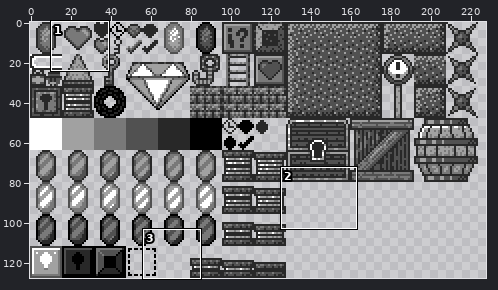
A sprite sheet gets an edit: resources/img/tilesets/universal.png. Above: a wide view before the commit, with the close-up outlined.
Close-up. Earlier state:
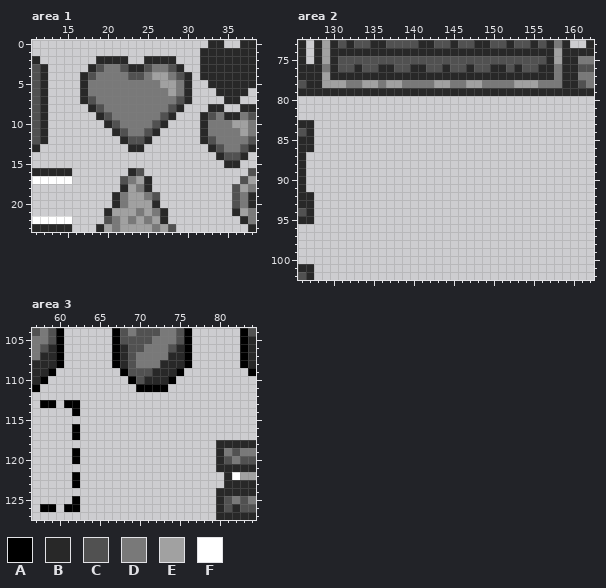
The file is 256x128 pixels. Shown: area 1: x 11..38, y 0..23; area 2: x 126..162, y 73..102; area 3: x 57..84, y 104..127. The wide view leaves out empty margins.
Palette (. is transparent): A #000000  B #282828  C #515151  D #797979  E #a1a1a1  F #ffffff
Pixels before, area 1, first column x 11:
 0 ......................BB..BB
 1 .....................BBBBBBB
 2 B.......BBBB..BBBB...BBBBBBB
 3 CB.....BCDDCBBCDDCB..BBBBBBB
 4 CB....BCDDDDCCDEEDCB.BBBBBBB
 5 CB....BDDDDDDDDDEEDB..BBBBBB
 6 CB....BDDDDDDDDDDEDB...BBBB.
 7 CB....BCDDDDDDDDDDCB....BB..
 8 CB.....BCDDDDDDDDCB...BB..BB
 9 CB......BCDDDDDDCB...BCDBBDC
10 CB.......BCDDDDCB....BDDDEED
11 CB........BCDDCB.....BDDDDED
12 CB.........BCCB......BCDDDDC
13 B...........BB........BCDDCB
14 .......................BCCB.
15 ........................BB..
16 BBBBB.......BC.............C
17 FFFFF......CDEB...........CE
18 ...........BEDB..........CED
19 ..........BDEEDC.........CDB
20 ..........BDEEEB.........CDB
21 .........BEEEDEDB........BED
22 FFFFF....CDEDEDEB.........BD
23 BBBBB...BEDEEEEDEC.........B
Pixels before, area 2, first column x 126:
 73 B.BEBCBCCBBCCCCBBCCBCCBBCCBCCBCBDB..B
 74 B.BEBBBBBBBBBBBBBBBBBBBBBBBBBBBBEBBBB
 75 B.BEBCCCCCCCCCCCCCCCCCCCCCCCCCCBEBBDD
 76 BBBDBCCBCCBBCCBBCCBCCBCCBBCBCCBBDBBCC
 77 BBBEBBBBBBBBBBBBBBBBBBBBBBBBBBBBDBBDD
 78 CBBEEEDDEEDEEDDDDEEDDEEDDDDEEEDDDBBCD
 79 BBBBBBBBBBBBBBBBBBBBBBBBBBBBBBBBBBBBB
 80 .....................................
 81 .....................................
 82 .....................................
 83 BB...................................
 84 CB...................................
 85 BB...................................
 86 BB...................................
 87 B....................................
 88 B....................................
 89 B....................................
 90 B....................................
 91 B....................................
 92 BB...................................
 93 BB...................................
 94 CB...................................
 95 BB...................................
 96 .....................................
 97 .....................................
 98 .....................................
 99 .....................................
100 .....................................
101 BB...................................
102 CB...................................
Pixels before, area 3, first column x 57:
104 CDCA......ACDCCCDDCA......AC
105 DDCA......ACCCCDDDCA......AB
106 DCBA......ABCCDDDCBA......AB
107 DBBA......ABCDDDDBBA......AB
108 BBBA......ABCDDDBBBA......AB
109 BBA........ACCCBBBA........A
110 BA..........ACBBBA..........
111 A............AAAA...........
112 ............................
113 .AA.AA......................
114 .....A......................
115 ............................
116 .....A......................
117 .....A......................
118 .......................BBBBB
119 .....A.................BDCDD
120 .....A.................BCDCC
121 .......................BBBBB
122 .....A..................BFEE
123 .....A..................BBBB
124 .......................BBBBB
125 .....A.................BCDCD
126 .AA.AA.................BCBCC
127 .......................BBBBB
After the commit:
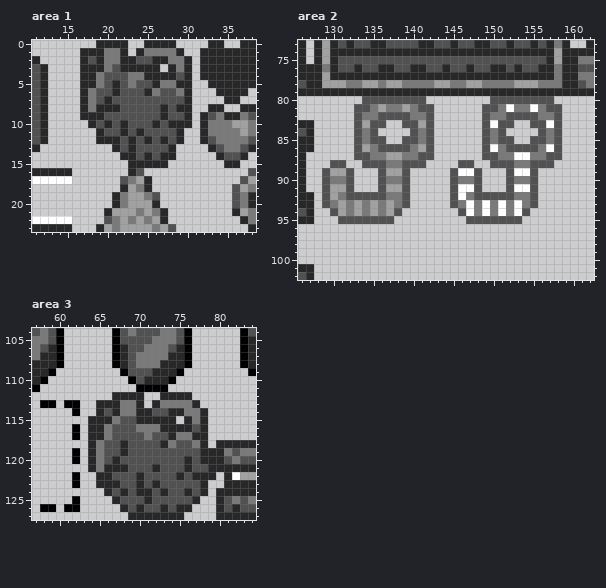
Edits made:
Changed rows in their new state; - is an unchanged pixel.
Area 1:
first column x 17:
 0 --BBBB--BBBB--
 1 BBBDDB-BDDDDB-
 2 BC-DD-BCC--DDB
 3 B-B-CB--BB.BDB
 4 -B-CCCDDBBBB--
 5 -B-CBC-CCBDDB-
 6 --CCBCCCB-CC--
 7 -DCBCCCCCCCC--
 8 BDBBBCCCCCB--B
 9 BB--CCCCCCBCCB
10 -BC--BCCCBCBBB
11 --BCCBCB-CCCB-
12 --BBBCB--CBCB-
13 ----BC-CCCCB--
14 -----BBCBCBB--
15 ------BBBBB---
Area 2:
first column x 129:
 80 -----CCCCCCCC--------CCCCCCCC-
 81 ----CCDEDDEDCC------CCDFDDFDCC
 82 ----CDDCCCCDDC------CDDCCCCDDC
 83 ----CECC--CCEC------CFCC--CCFC
 84 ----CDC----CDC------CDC----CDC
 85 ----CDCC--CCDC------CDCC--CCDC
 86 ----CEDCCCCDEC------CFDCCCCDFC
 87 ----CCDDEEDDCC------CCDDFFDDCC
 88 -CC--CCCDDCCC----CC--CCCDDCCC-
 89 CEEC---CEEC-----CFFC---CFFC---
 90 CDDC---CDDC-----CDDC---CDDC---
 91 CEEC---CEEC-----CFFC---CFFC---
 92 CEDCCCCCDDC-----CFDCCCCCDDC---
 93 CDEDEDEDEDC-----CDFDFDFDFDC---
 94 -CEDEDEDEC-------CFDFDFDFC----
 95 --CCCCCCC---------CCCCCCC-----
Area 3:
first column x 64:
112 ---BBBB--BBBB---
113 -BBBDDB-BDDDDB--
114 -BCBDDBBCCBBDDB-
115 BBBDCCBBBBB-BDB-
116 BBDCCCDDDBBBBCB-
117 BBDCCCCDCCBDDBB-
118 BDCCBCCCCBDCCDB-
119 BDCCBCCCCCCCCCBB
120 BDCBCCCCCCCCBCBB
121 BDBBBCCCBCCCBCCB
122 -BBCCCBCCCCBCBBB
123 -BBBCCBCBCCCCCB-
124 --BCBCBBCBCCBCB-
125 ---BCCCBCCCCCB--
126 ----BCBCCBCBB---
127 -----BBBBBBB----
Pixel boxes of the changes (left, top, right, bottom) in both close-ups:
changed: (80, 40, 192, 168)
added: (322, 96, 562, 224)
added: (88, 392, 216, 520)
